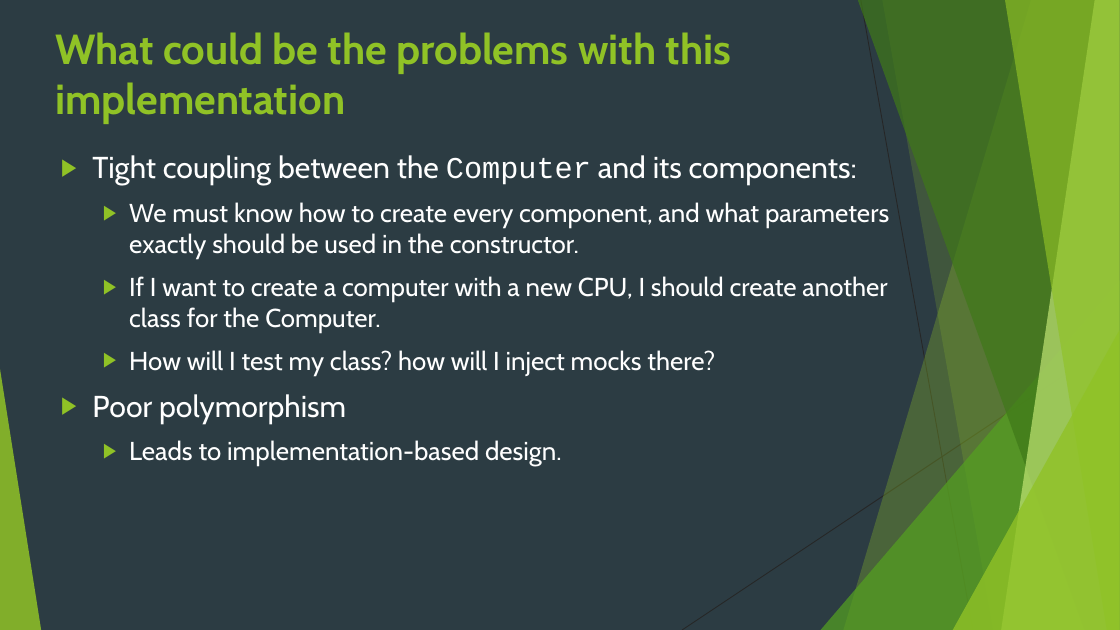
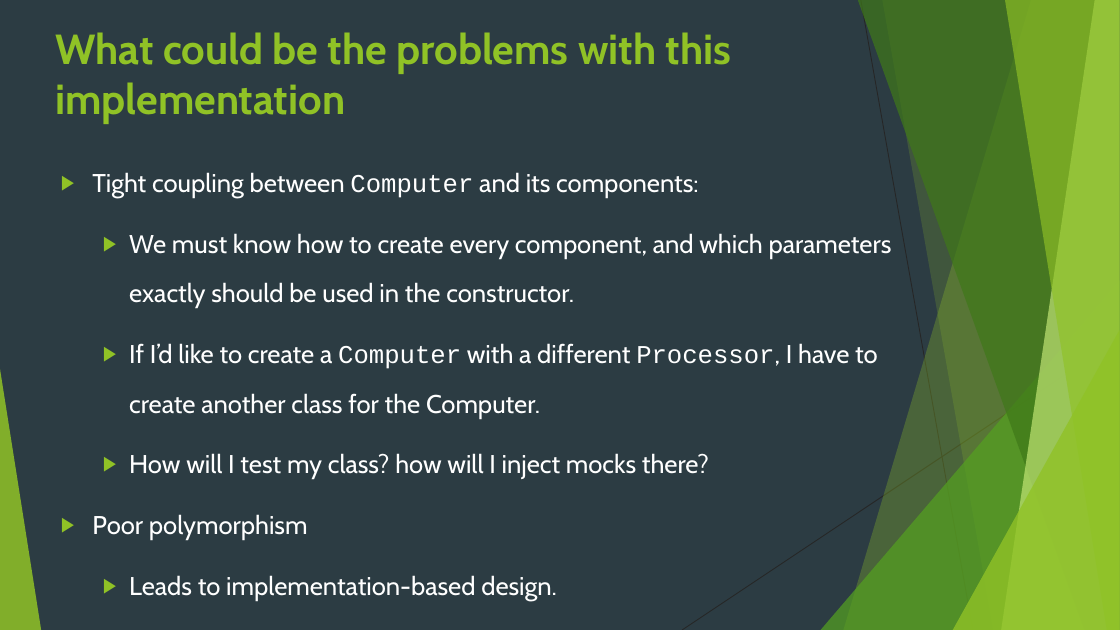
Before and after one commit to idanshal/sb-todo-app-tdp, a slide deck: slide 10 of course_data/presentations/practical_spring_boot_for_tdp.pptx. Drawn at 1120x630 pixels with LibreOffice and Linux fonts; fonts in the diff are those of the drawing. Boxes give left, top, right and bottom in pixels: in the first picture for what was removed or moved away, otherwise in the second. Text is boxed around its words. In the diff, an @@ line names an element or a change of style, - is before the commit and + after.

Commit message:
update presentation

```diff
--- a/course_data/presentations/practical_spring_boot_for_tdp.pptx
+++ b/course_data/presentations/practical_spring_boot_for_tdp.pptx
@@ text at box(92, 172, 892, 418): text changed; size 22.2 to 22 pt @@
-▶ Tight coupling between the Computer and its components:
-  ▶ We must know how to create every component, and what parameters exactly should be used in the constructor.
-  ▶ If I want to create a computer with a new CPU, I should create another class for the Computer.
+▶ Tight coupling between Computer and its components:
+  ▶ We must know how to create every component, and which parameters exactly should be used in the constructor.
+  ▶ If I’d like to create a Computer with a different Processor, I have to create another class for the Computer.
@@ text at box(92, 453, 709, 601): size 22.2 to 22 pt in "How will I test my class? how ...", "Leads to implementation-based design."; size 25.9 to 22 pt in "Poor polymorphism"; line spacing 1 to 1.6 @@
```
Also in this commit, not shown: 4 other slides changed.
